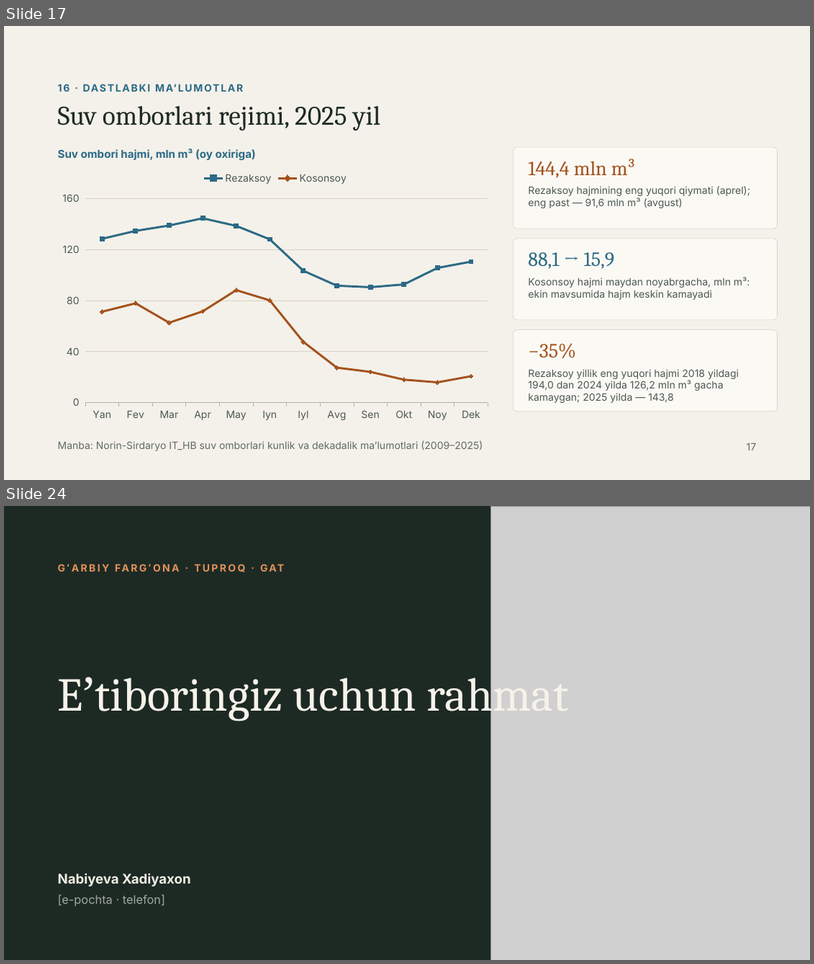
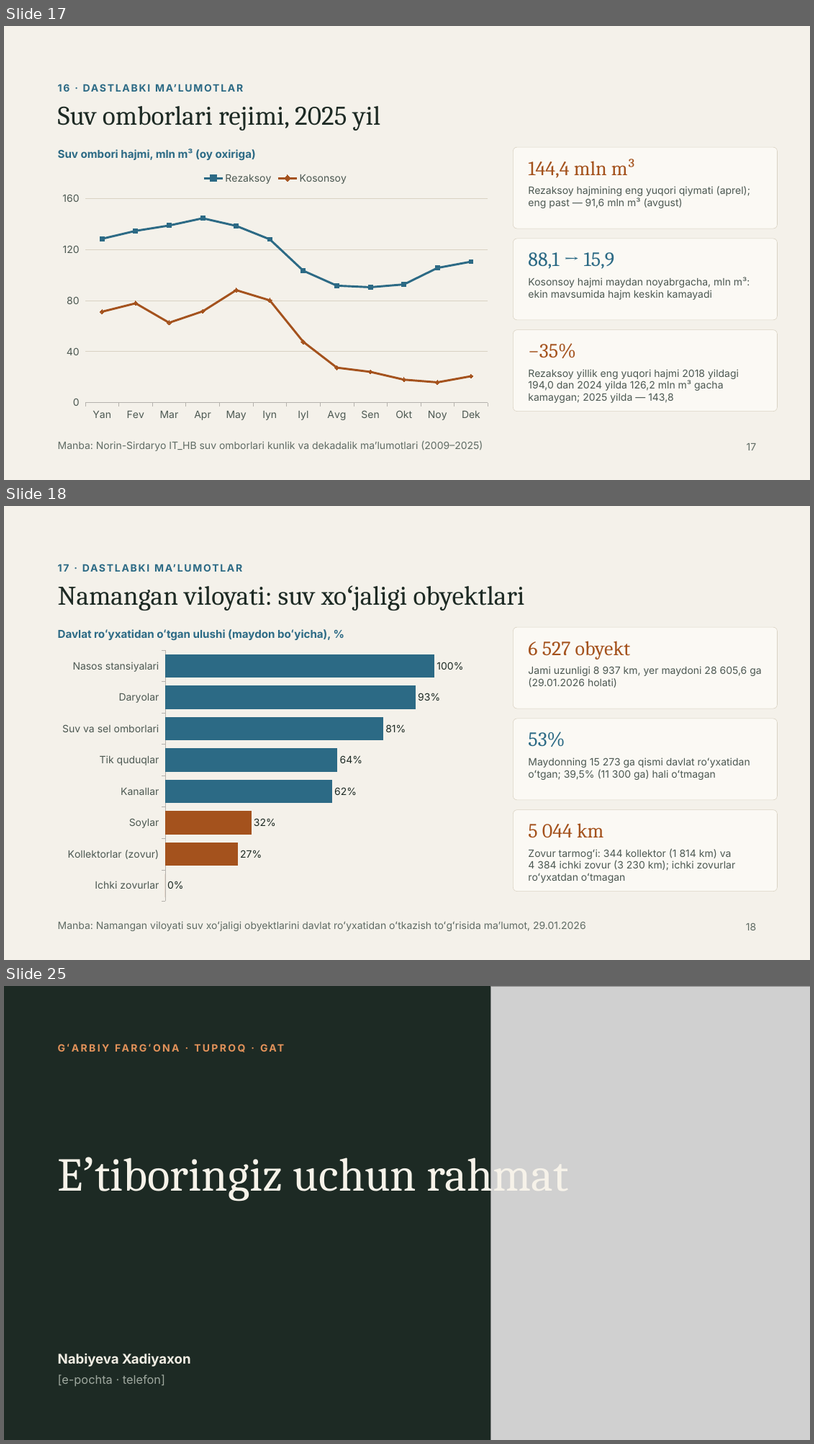
Before and after one commit to Rasuljon007/mirzohid-loyiha, a slide deck: Garbiy_Farg_ona_tuproqlari_GAT_asosida_bashoratlash.pptx. Shown one above the other, each under a label of ours: slides 17 and 24 before the commit, slides 17, 18 and 25 after it; the slides between them are not shown. The pictures are 814x964 and 814x1444 pixels, drawn with LibreOffice and Linux fonts; fonts in the diff are those of the drawing; grey boxes stand for pictures. Boxes give left, top, right and bottom in pixels: in the first picture for what was removed or moved away, otherwise in the second. Text is boxed around its words. In the diff, an @@ line names an element or a change of style, - is before the commit and + after.

```diff
--- a/Garbiy_Farg_ona_tuproqlari_GAT_asosida_bashoratlash.pptx
+++ b/Garbiy_Farg_ona_tuproqlari_GAT_asosida_bashoratlash.pptx
@@ slide 18 added at (4, 506, 810, 960), background #F4F1EA @@
@@ text added at (58, 560, 778, 576), 12 pt, text #2C6A85, bold @@
+17 · DASTLABKI MAʼLUMOTLAR
@@ title added at (58, 586, 525, 610), 32 pt, text #1D2A24 @@
+Namangan viloyati: suv xoʻjaligi obyektlari
@@ text added at (58, 629, 331, 641), 13 pt, text #2C6A85, bold @@
+Davlat roʻyxatidan oʻtgan ulushi (maydon boʻyicha), %
@@ rounded rectangle added at (513, 627, 778, 708), fill #FBF9F4, outline #D9D2C3 0.5 pt @@
@@ bar chart added at (54, 645, 484, 906) @@
+categories: Nasos stansiyalari, Daryolar, Suv va sel omborlari, Tik quduqlar, Kanallar, Soylar, Kollektorlar (zovur), Ichki zovurlar
+Series 1: 100, 93, 81, 64, 62, 32, 27, 0
@@ text added at (528, 641, 631, 659), 24 pt, text #A4521D @@
+6 527 obyekt
@@ text added at (528, 666, 761, 687), 12 pt, text #4C5852 @@
+Jami uzunligi 8 937 km, yer maydoni 28 605,6 ga (29.01.2026 holati)
@@ rounded rectangle added at (513, 718, 778, 800), fill #FBF9F4, outline #D9D2C3 0.5 pt @@
@@ text added at (528, 731, 565, 746), 24 pt, text #2C6A85 @@
+53%
@@ text added at (528, 757, 751, 780), 12 pt, text #4C5852 @@
+Maydonning 15 273 ga qismi davlat roʻyxatidan oʻtgan; 39,5% (11 300 ga) hali oʻtmagan
@@ rounded rectangle added at (513, 810, 778, 891), fill #FBF9F4, outline #D9D2C3 0.5 pt @@
@@ text added at (528, 823, 604, 838), 24 pt, text #A4521D @@
+5 044 km
@@ text added at (528, 848, 736, 883), 12 pt, text #4C5852 @@
+Zovur tarmogʻi: 344 kollektor (1 814 km) va 4 384 ichki zovur (3 230 km); ichki zovurlar roʻyxatdan oʻtmagan
@@ text added at (58, 921, 586, 931), 12 pt, text #5F6B64 @@
+Manba: Namangan viloyati suv xoʻjaligi obyektlarini davlat roʻyxatidan oʻtkazish toʻgʻrisida maʼlumot, 29.01.2026
@@ text added at (746, 923, 756, 930), 12 pt, text #5F6B64 @@
+18
@@ what was slide 24 is now slide 25 @@
```
Also in this commit, not shown: 7 slides changed.
